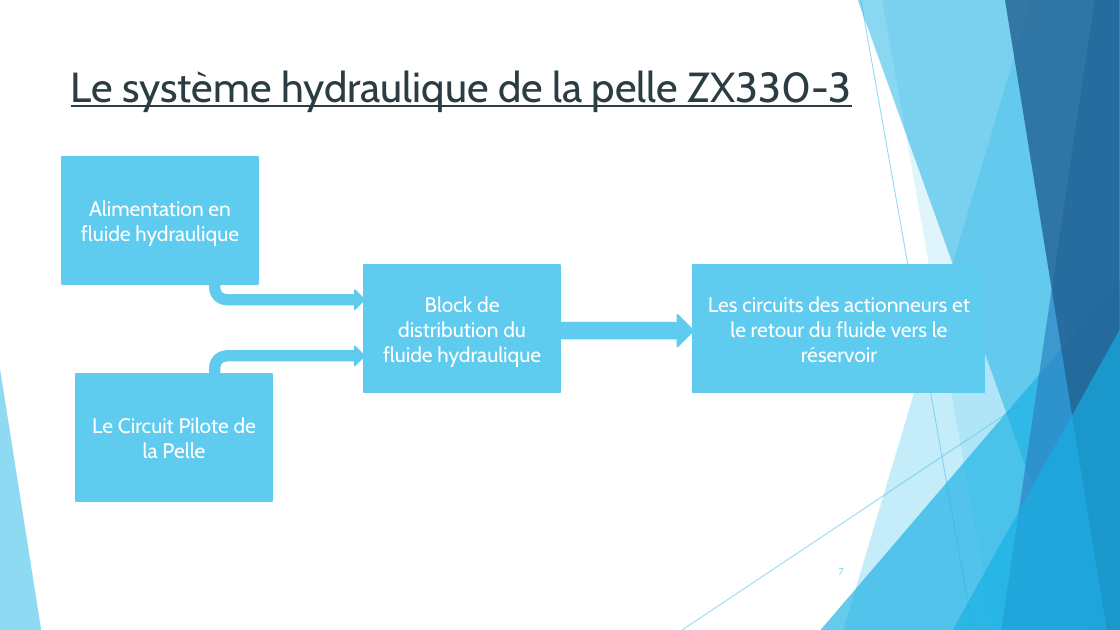
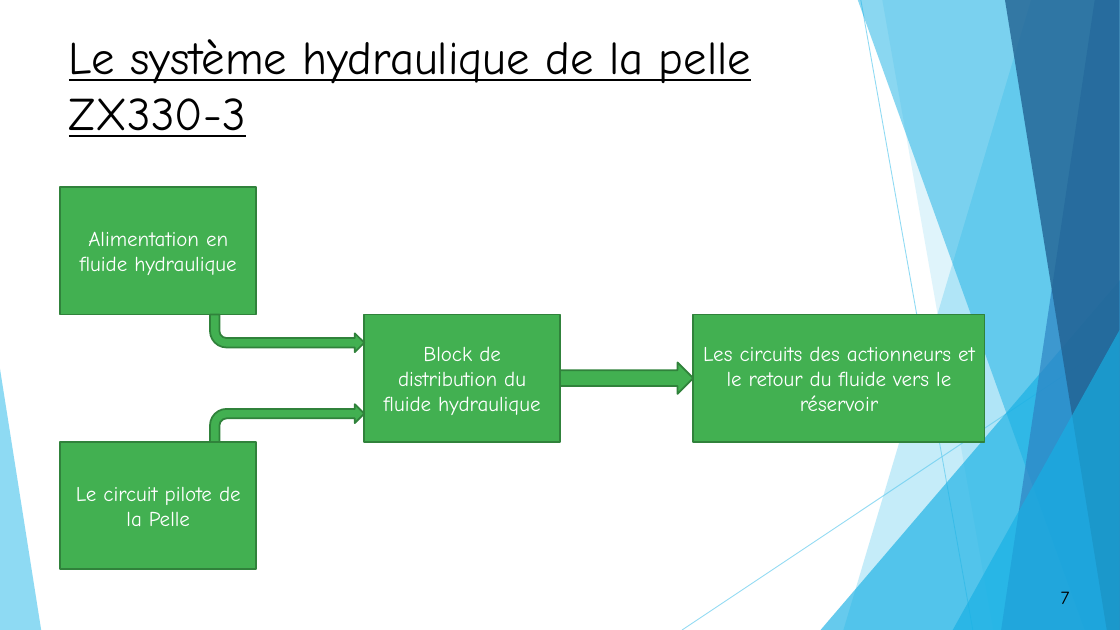
Before and after one commit to OussamaTeyib/PFE_2024, a slide deck: slide 7 of Présentation.pptx. Drawn at 1120x630 pixels with LibreOffice and Linux fonts; fonts in the diff are those of the drawing. Boxes give left, top, right and bottom in pixels: in the first picture for what was removed or moved away, otherwise in the second. Text is boxed around its words. In the diff, an @@ line names an element or a change of style, - is before the commit and + after.

```diff
--- a/Présentation.pptx
+++ b/Présentation.pptx
@@ title "Le système hydraulique de la ...": place and size @@
-title "Le système hydraulique de la ..." at [71, 70, 851, 112]
+title "Le système hydraulique de la ..." at [69, 39, 751, 137]
@@ title "Le système hydraulique de la ..." at [69, 39, 751, 137]: size 36 to 40 pt, font Cabin to Comic Neue, text colour #2C3C43 to #000000 @@
@@ rectangle "Alimentation en fluide hydraulique": place and size @@
-rectangle "Alimentation en fluide hydraulique" at [62, 156, 258, 284]
+rectangle "Alimentation en fluide hydraulique" at [60, 187, 256, 315]
@@ bent arrow: place and size @@
-bent arrow at [210, 271, 365, 309]
+bent arrow at [210, 314, 365, 352]
@@ font Cabin to Comic Neue; fill #5FCBEF to #42B051; outline #5FCBEF 1.5 pt to #31823C 1.5 pt in 3 elements at [60, 187, 256, 315], [365, 314, 560, 442], [693, 314, 985, 442] @@
@@ 2 rectangles, 1 right arrow: place and size @@
-2 rectangles, 1 right arrow at [365, 266, 985, 393]
+2 rectangles, 1 right arrow at [365, 314, 985, 442]
@@ fill #5FCBEF to #42B051; outline #5FCBEF 1.5 pt to #31823C 1.5 pt in 4 elements at [60, 442, 256, 570], [210, 314, 365, 352], [560, 363, 694, 394], [210, 404, 365, 442] @@
@@ bent arrow: place and size @@
-bent arrow at [210, 346, 365, 384]
+bent arrow at [210, 404, 365, 442]
@@ rectangle "Le circuit pilote de la ...": place and size @@
-rectangle "Le circuit pilote de la ..." at [76, 374, 272, 502]
+rectangle "Le circuit pilote de la ..." at [60, 442, 256, 570]
@@ text in rectangle at [76, 487, 241, 526]: text changed; font Cabin to Comic Neue @@
-Le Circuit Pilote de la Pelle
+Le circuit pilote de la Pelle
@@ page number: place and size @@
-page number at [839, 568, 844, 575]
+page number at [1032, 581, 1098, 614]
@@ page number at [1032, 581, 1098, 614]: size 9 to 16 pt, text colour #5FCBEF to #000000; alignment right to centre; fill none to #FFFFFF; outline none to #000000 1.5 pt @@
```
Also in this commit, not shown: 22 other slides changed, 1 slide added, 1 slide removed, 5 other files.
